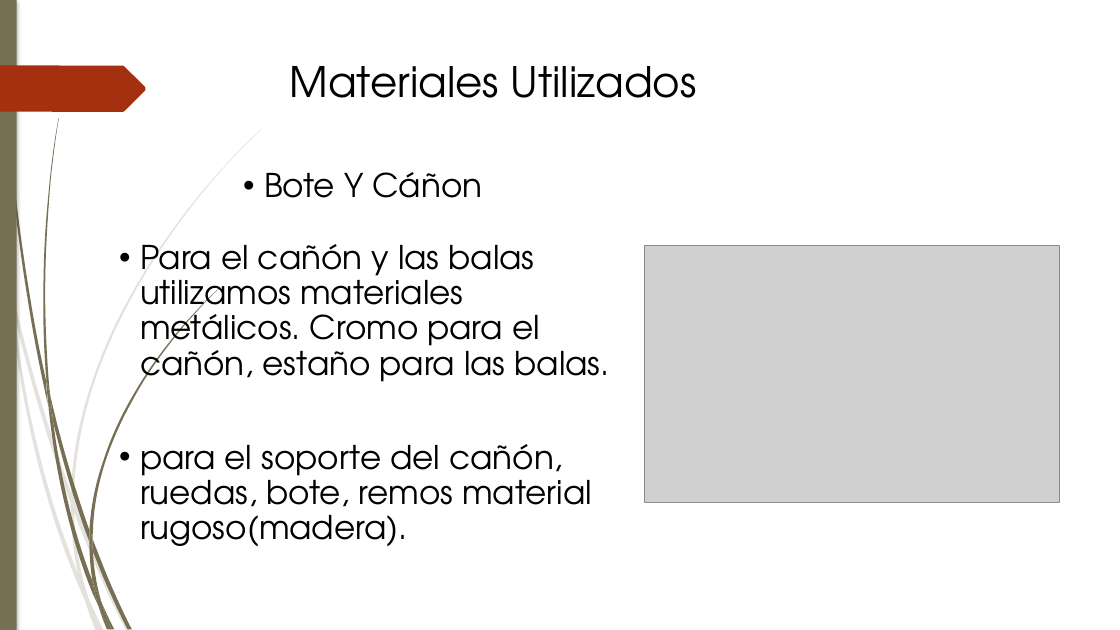
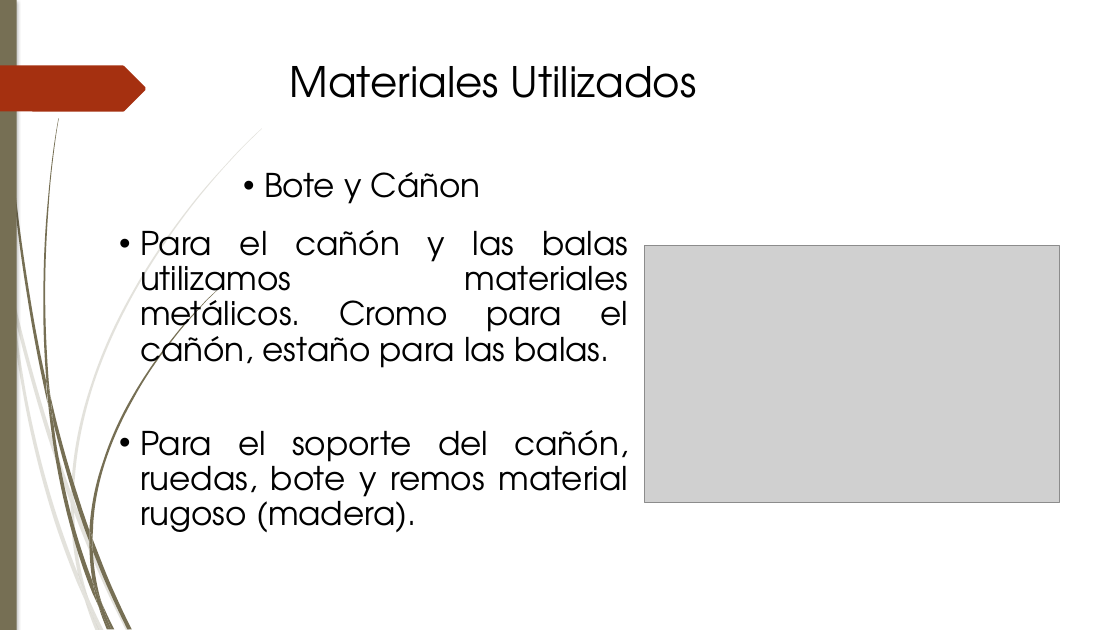
Before and after one commit to Barbmatt/Proyecto2, a slide deck: slide 13 of Presentación/Presentacion Proyecto 2.pptx. Drawn at 1120x630 pixels with LibreOffice and Linux fonts; fonts in the diff are those of the drawing; grey boxes stand for pictures. Boxes give left, top, right and bottom in pixels: in the first picture for what was removed or moved away, otherwise in the second. Text is boxed around its words. In the diff, an @@ line names an element or a change of style, - is before the commit and + after.

```diff
--- a/Presentación/Presentacion Proyecto 2.pptx
+++ b/Presentación/Presentacion Proyecto 2.pptx
@@ freeform shape at box(71, 129, 262, 501): outline redrawn @@
@@ text at box(264, 172, 481, 204): text changed @@
-• Bote Y Cáñon
+• Bote y Cáñon
@@ text at box(140, 230, 628, 377): alignment left to justified @@
@@ freeform shape at box(89, 289, 218, 539): outline redrawn @@
@@ text at box(140, 430, 629, 532): text changed @@
-• para el soporte del cañón, ruedas, bote, remos material rugoso(madera).
+• Para el soporte del cañón, ruedas, bote y remos material rugoso (madera).
```
Also in this commit, not shown: 14 other slides changed, 1 slide added, 1 slide removed, 2 other files.
